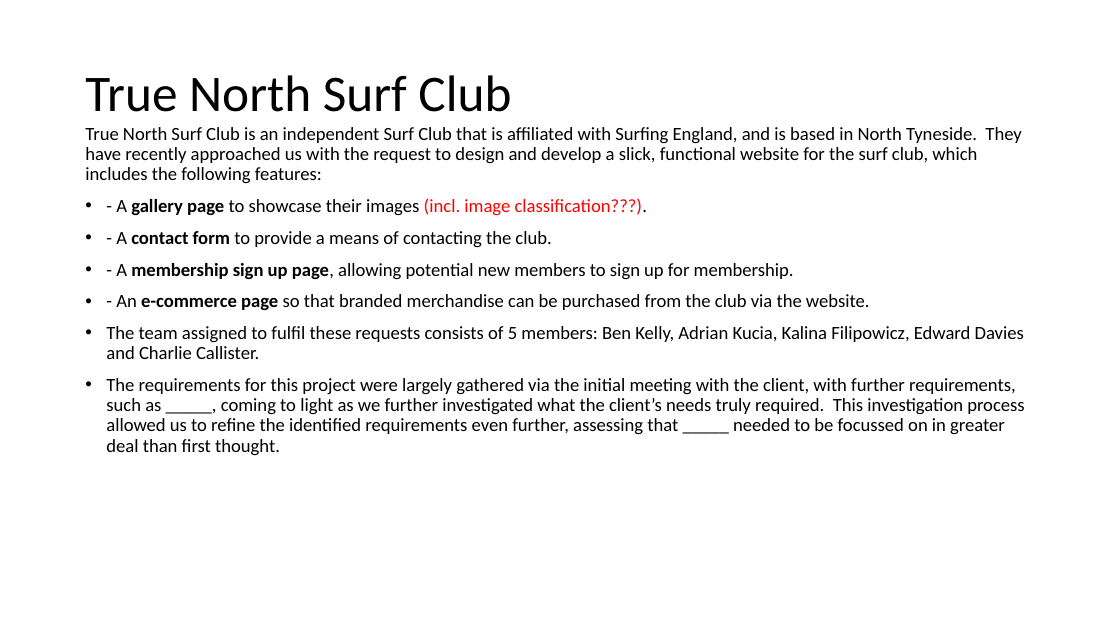
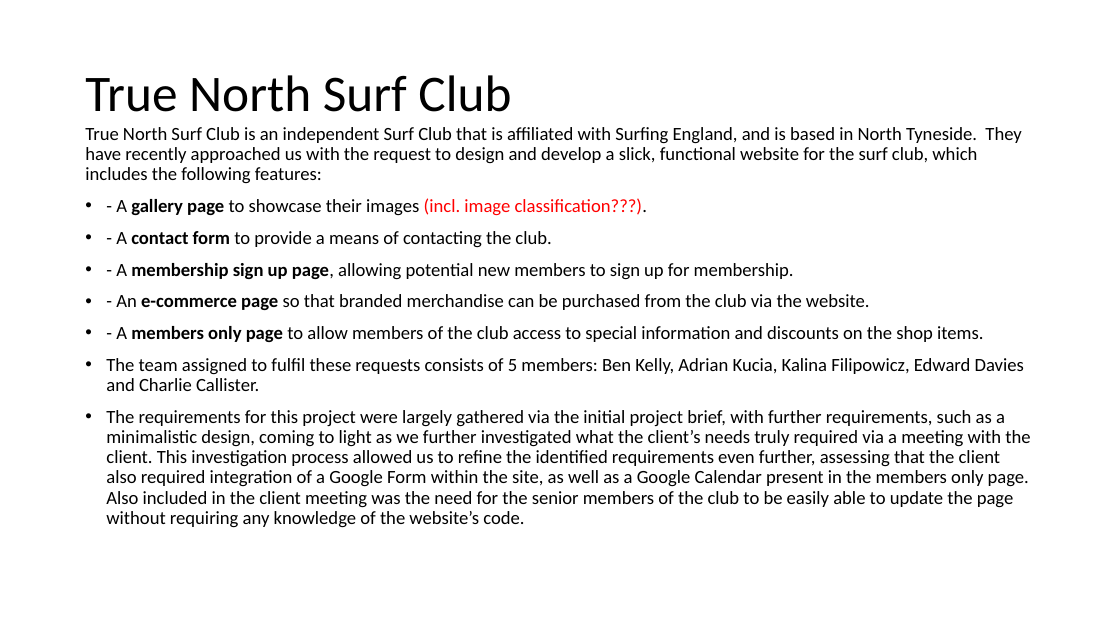
Before and after one commit to benkelly2/KV6002, a slide deck: slide 2 of KV6002_21 TOR Presentation.pptx. Drawn at 1120x630 pixels with LibreOffice and Linux fonts; fonts in the diff are those of the drawing. Boxes give left, top, right and bottom in pixels: in the first picture for what was removed or moved away, otherwise in the second. Text is boxed around its words. In the diff, an @@ line names an element or a change of style, - is before the commit and + after.

```diff
--- a/KV6002_21 TOR Presentation.pptx
+++ b/KV6002_21 TOR Presentation.pptx
@@ text at (116,326,983,342): paragraph added @@
+• - A members only page to allow members of the club access to special information and discounts on the shop items.
@@ text at (106,410,1030,528): text changed @@
-• The requirements for this project were largely gathered via the initial meeting with the client, with further requirements, such as _____, coming to light as we further investigated what the client’s needs truly required. This investigation process allowed us to refine the identified requirements even further, assessing that _____ needed to be focussed on in greater deal than first thought.
+• The requirements for this project were largely gathered via the initial project brief, with further requirements, such as a minimalistic design, coming to light as we further investigated what the client’s needs truly required via a meeting with the client. This investigation process allowed us to refine the identified requirements even further, assessing that the client also required integration of a Google Form within the site, as well as a Google Calendar present in the members only page.
+  Also included in the client meeting was the need for the senior members of the club to be easily able to update the page without requiring any knowledge of the website’s code.
```
Also in this commit, not shown: 5 other slides changed, 1 slide added.
